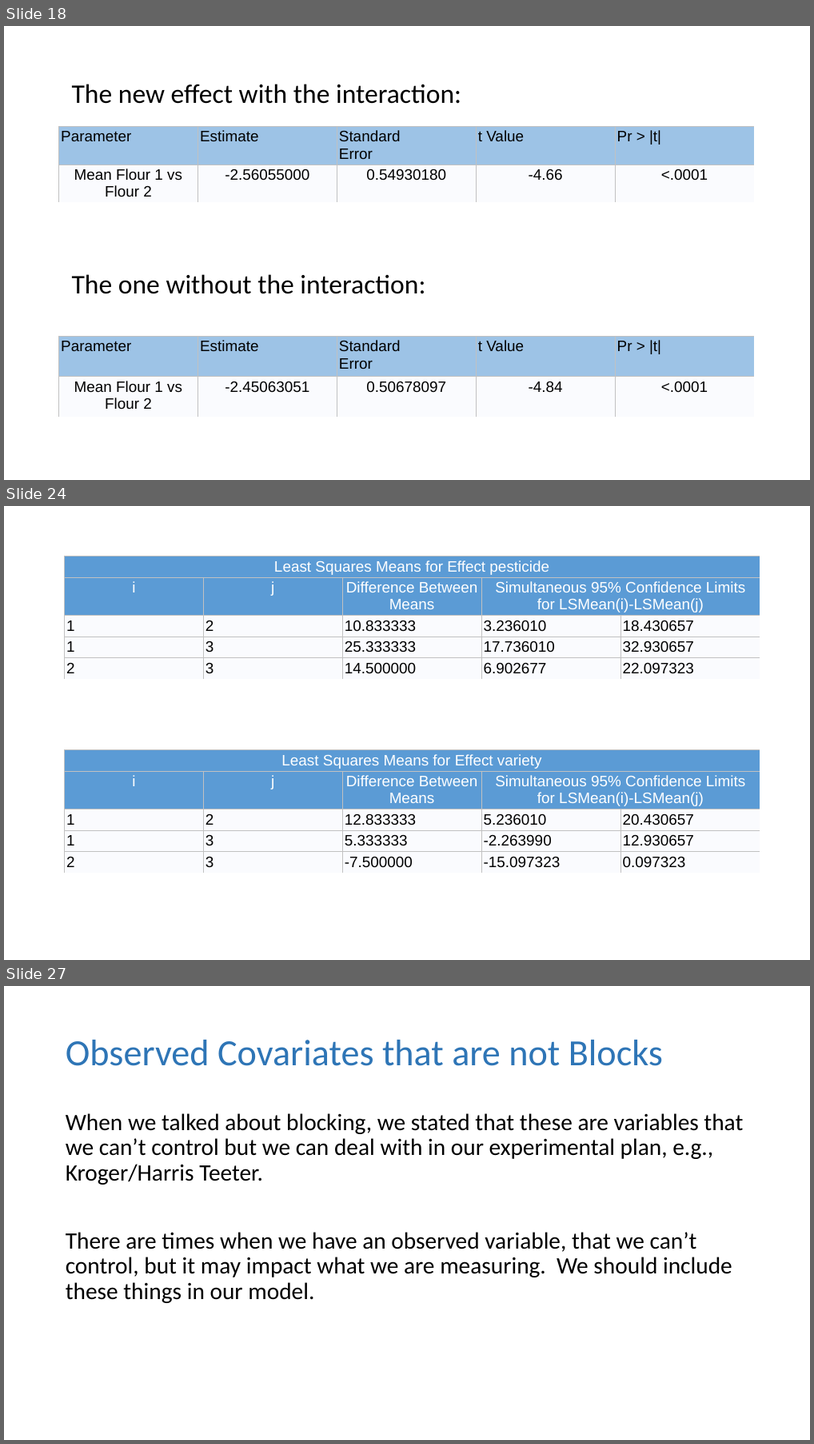
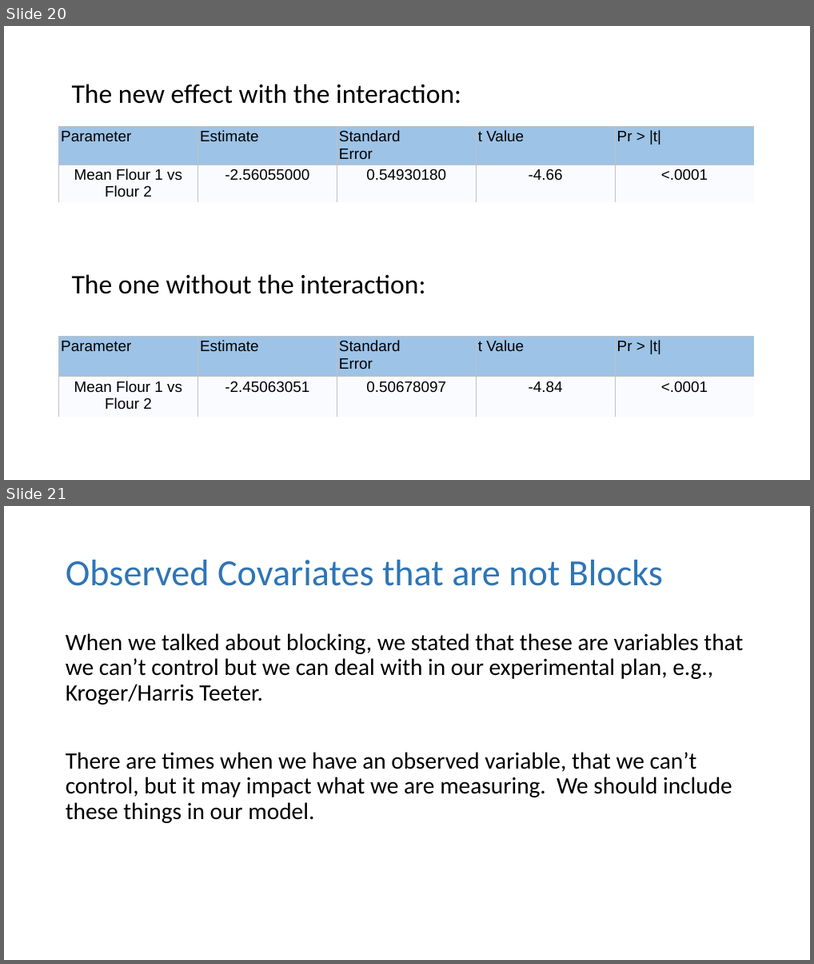
Before and after one commit to dhbrand/iaa_spring1_hw, a slide deck: d_of_e/slides/powerpoints/DOE Lecture 4.pptx. Shown one above the other, each under a label of ours: slides 18, 24 and 27 before the commit, slides 20 and 21 after it; the slides between them are not shown. The pictures are 814x1444 and 814x964 pixels, drawn with LibreOffice and Linux fonts; fonts in the diff are those of the drawing. Boxes give left, top, right and bottom in pixels: in the first picture for what was removed or moved away, otherwise in the second. Text is boxed around its words. In the diff, an @@ line names an element or a change of style, - is before the commit and + after.

```diff
--- a/d_of_e/slides/powerpoints/DOE Lecture 4.pptx
+++ b/d_of_e/slides/powerpoints/DOE Lecture 4.pptx
@@ slide 24 removed at (x1=4, y1=506, x2=810, y2=960), background #FFFFFF @@
@@ table removed at (x1=65, y1=556, x2=760, y2=686), 5 rows, 5 columns @@
-Least Squares Means for Effect pesticide |  |  |  | 
-i | j | Difference Between Means | Simultaneous 95% Confidence Limits for LSMean(i)-LSMean(j) | 
-1 | 2 | 10.833333 | 3.236010 | 18.430657
-1 | 3 | 25.333333 | 17.736010 | 32.930657
-2 | 3 | 14.500000 | 6.902677 | 22.097323
@@ table removed at (x1=65, y1=750, x2=760, y2=880), 5 rows, 5 columns @@
-Least Squares Means for Effect variety |  |  |  | 
-i | j | Difference Between Means | Simultaneous 95% Confidence Limits for LSMean(i)-LSMean(j) | 
-1 | 2 | 12.833333 | 5.236010 | 20.430657
-1 | 3 | 5.333333 | -2.263990 | 12.930657
-2 | 3 | -7.500000 | -15.097323 | 0.097323
@@ what was slide 18 is now slide 20 @@
@@ what was slide 27 is now slide 21 @@
```
Also in this commit, not shown: 1 slide changed, 2 slides added, 7 other slides removed, 5 other files.
